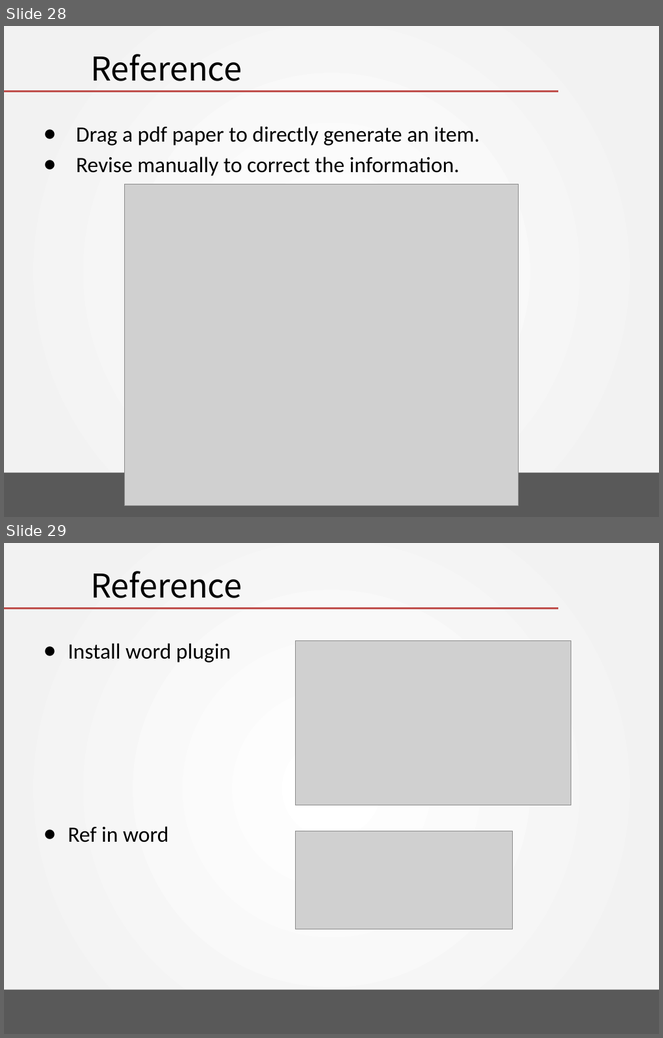
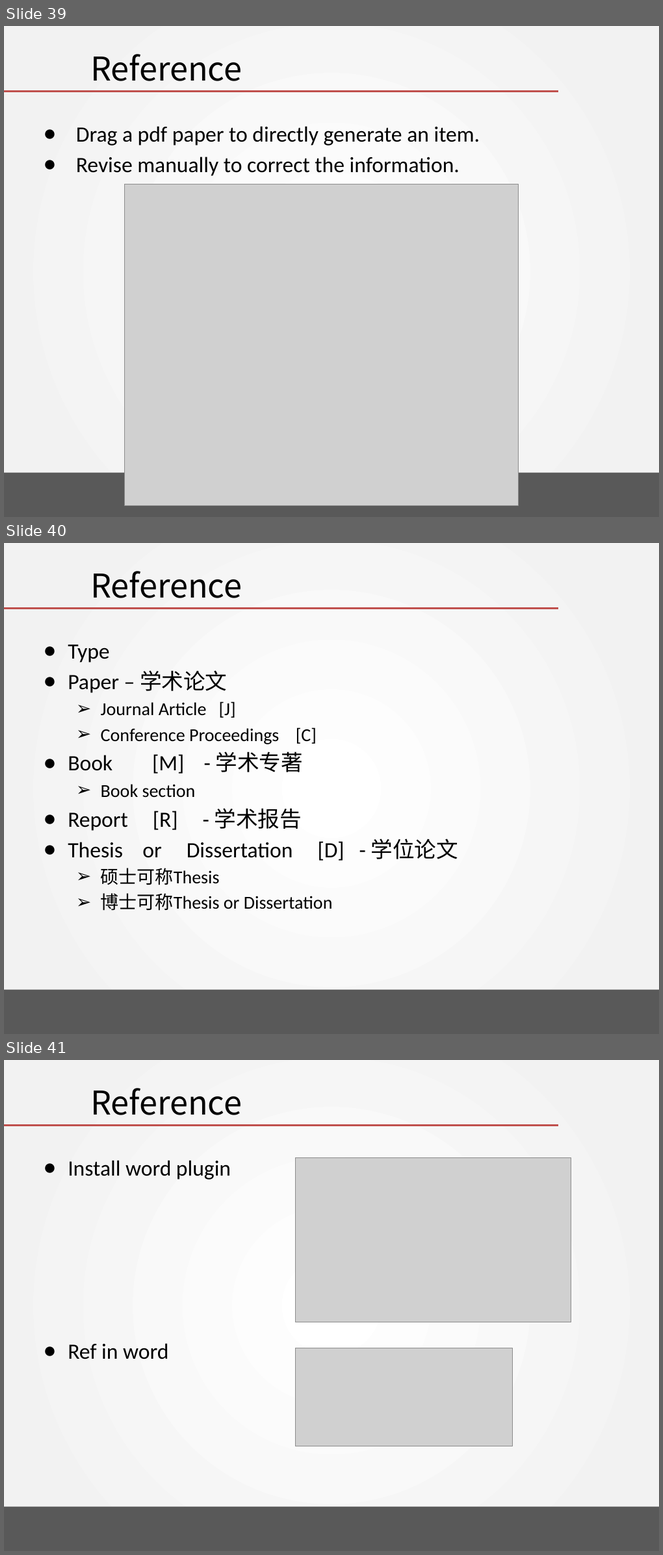
Before and after one commit to RainMan1860/Artificial_Intelligence_2019, a slide deck: chapter 07 - Latex Programming/Begin Latex in minute.pptx. Shown one above the other, each under a label of ours: slides 28 and 29 before the commit, slides 39, 40 and 41 after it. The pictures are 663x1038 and 663x1555 pixels, drawn with LibreOffice and Linux fonts; fonts in the diff are those of the drawing; grey boxes stand for pictures; background and template pictures are left out. Boxes give left, top, right and bottom in pixels: in the first picture for what was removed or moved away, otherwise in the second. Text is boxed around its words. In the diff, an @@ line names an element or a change of style, - is before the commit and + after.

```diff
--- a/chapter 07 - Latex Programming/Begin Latex in minute.pptx
+++ b/chapter 07 - Latex Programming/Begin Latex in minute.pptx
@@ slide 40 added at (4,543,659,1034), background gradient #FFFFFF to #F2F2F2; not listed: 2 template elements that a slide beside it also shows @@
@@ title added at (90,571,242,598), 36 pt, text #000000 @@
+Reference
@@ text added at (68,644,458,911), 20 pt, text #000000 @@
+● Type
+● Paper – 学术论文
+  ➢ Journal Article [J]
+  ➢ Conference Proceedings [C]
+● Book [M] - 学术专著
+  ➢ Book section
+● Report [R] - 学术报告
+● Thesis or Dissertation [D] - 学位论文
+  ➢ 硕士可称Thesis
+  ➢ 博士可称Thesis or Dissertation
@@ what was slide 28 is now slide 39 @@
@@ what was slide 29 is now slide 41 @@
```
Also in this commit, not shown: 14 other slides added.
